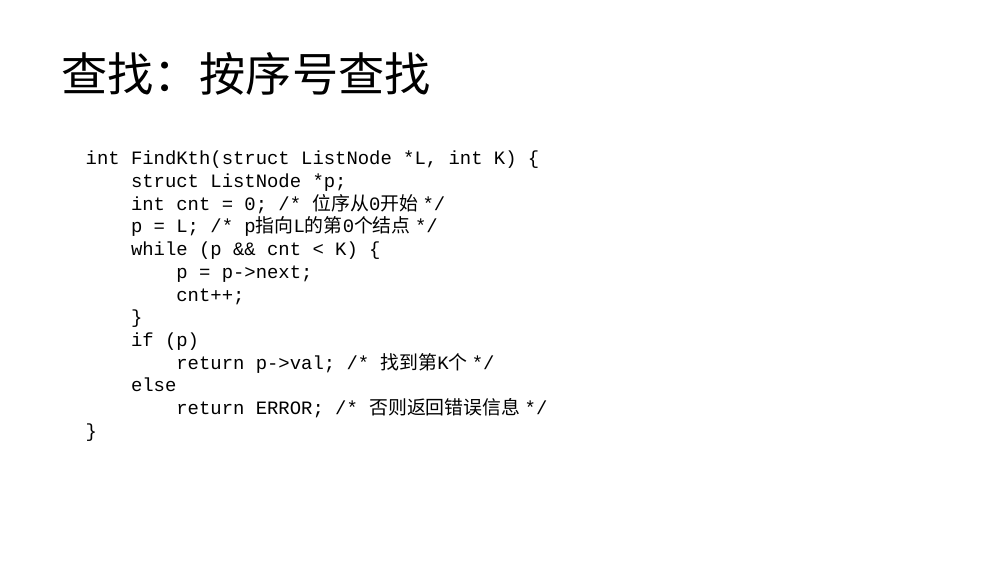
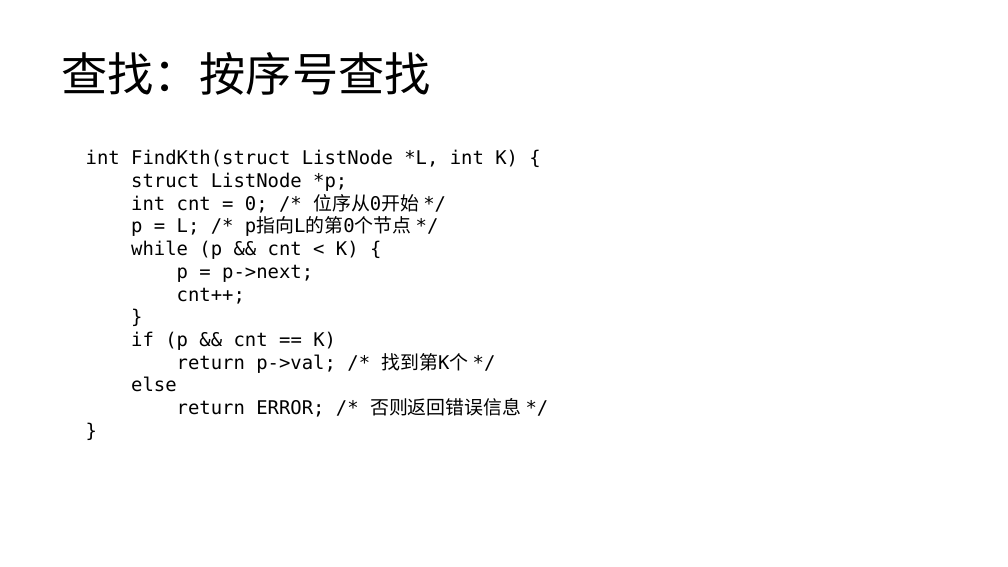
Before and after one commit to lezhang-thu/data-structure, a slide deck: slide 7 of linear-list/2022秋季-数据结构-第3章-线性结构a.pptx. Drawn at 1008x567 pixels with LibreOffice and Linux fonts; fonts in the diff are those of the drawing. Boxes give left, top, right and bottom in pixels: in the first picture for what was removed or moved away, otherwise in the second. Text is boxed around its words. In the diff, an @@ line names an element or a change of style, - is before the commit and + after.

```diff
--- a/linear-list/2022秋季-数据结构-第3章-线性结构a.pptx
+++ b/linear-list/2022秋季-数据结构-第3章-线性结构a.pptx
@@ text at (86,149,521,417): font Courier New to DejaVu Sans Mono in "int FindKth(struct ListNode *L, int K) {", "struct ListNode *p;", "int cnt = 0; /* 位序从0开始 */", "while (p && cnt < K) {" and 7 more places @@
@@ text at (131,217,411,236): text changed; font Courier New to DejaVu Sans Mono @@
-p = L; /* p指向L的第0个结点 */
+p = L; /* p指向L的第0个节点 */
@@ text at (131,331,336,350): text changed; font Courier New to DejaVu Sans Mono @@
-if (p)
+if (p && cnt == K)
```
Also in this commit, not shown: 11 other slides changed, 1 other file.
